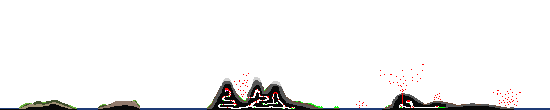
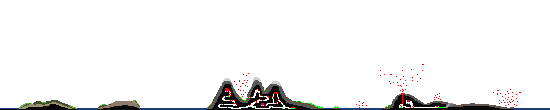
Comparing the layer stacks of the two (550, 110) images. Changes:
painted on "objects" over [225, 90, 408, 108]
painted on "terrain" over [445, 103, 456, 108]
painted on "nonbreakable terrain" over [226, 91, 409, 109]
